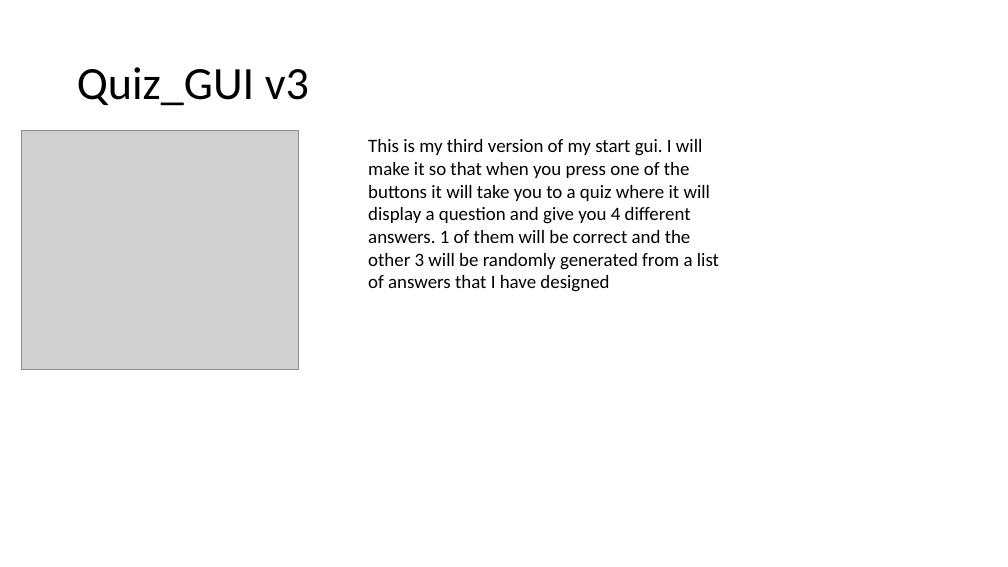
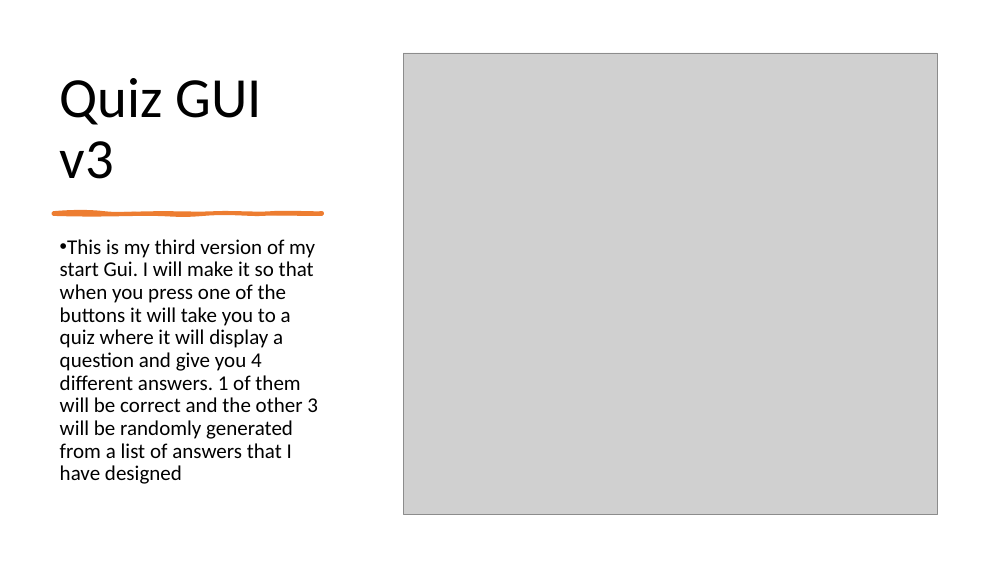
Before and after one commit to morrisj70800/01_Assesment, a slide deck: slide 7 of Programming Assesment.pptx (slide 2 before the commit). Drawn at 1008x567 pixels with LibreOffice and Linux fonts; fonts in the diff are those of the drawing; grey boxes stand for pictures. Boxes give left, top, right and bottom in pixels: in the first picture for what was removed or moved away, otherwise in the second. Text is boxed around its words. In the diff, an @@ line names an element or a change of style, - is before the commit and + after.

Commit message:
Game Class GUI
Started development of game class gui

```diff
--- a/Programming Assesment.pptx
+++ b/Programming Assesment.pptx
@@ title "Quiz GUI v3" at (60, 78, 262, 179): vertical alignment middle to bottom @@
@@ picture: place and size @@
-picture at (21, 131, 299, 371)
+picture at (403, 53, 937, 514)
@@ title at (60, 78, 262, 179): text changed; size 44 to 54 pt @@
-Quiz_GUI v3
+Quiz GUI v3
@@ freeform shape added at (53, 212, 322, 214), fill #ED7D31, outline #ED7D31 3 pt @@
@@ text at (60, 239, 318, 484): text changed; size 18 to 20 pt @@
-This is my third version of my start gui. I will make it so that when you press one of the buttons it will take you to a quiz where it will display a question and give you 4 different answers. 1 of them will be correct and the other 3 will be randomly generated from a list of answers that I have designed
+• This is my third version of my start Gui. I will make it so that when you press one of the buttons it will take you to a quiz where it will display a question and give you 4 different answers. 1 of them will be correct and the other 3 will be randomly generated from a list of answers that I have designed
```
Also in this commit, not shown: 4 other slides changed, 1 slide added, 2 other files.
